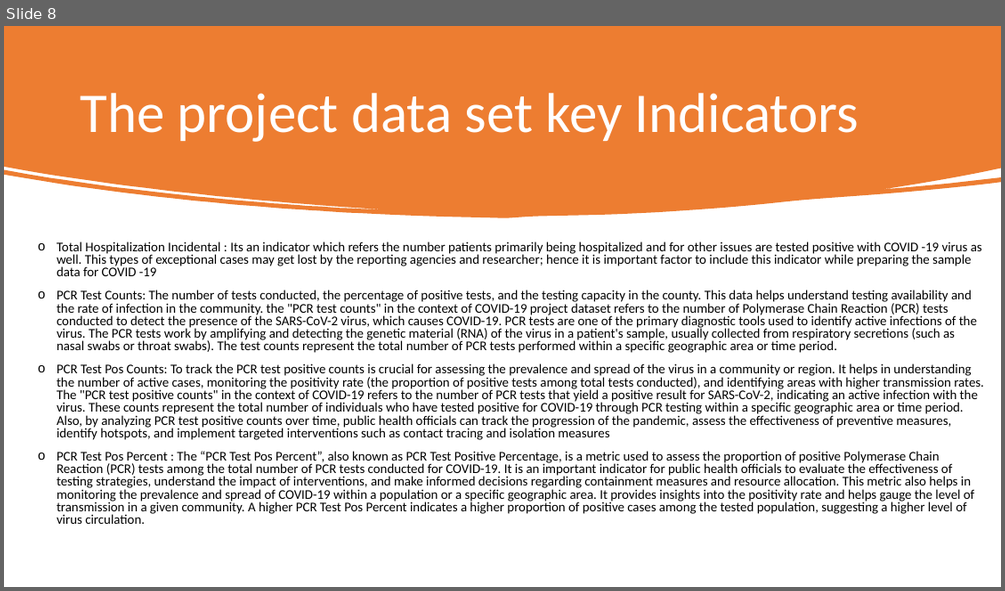
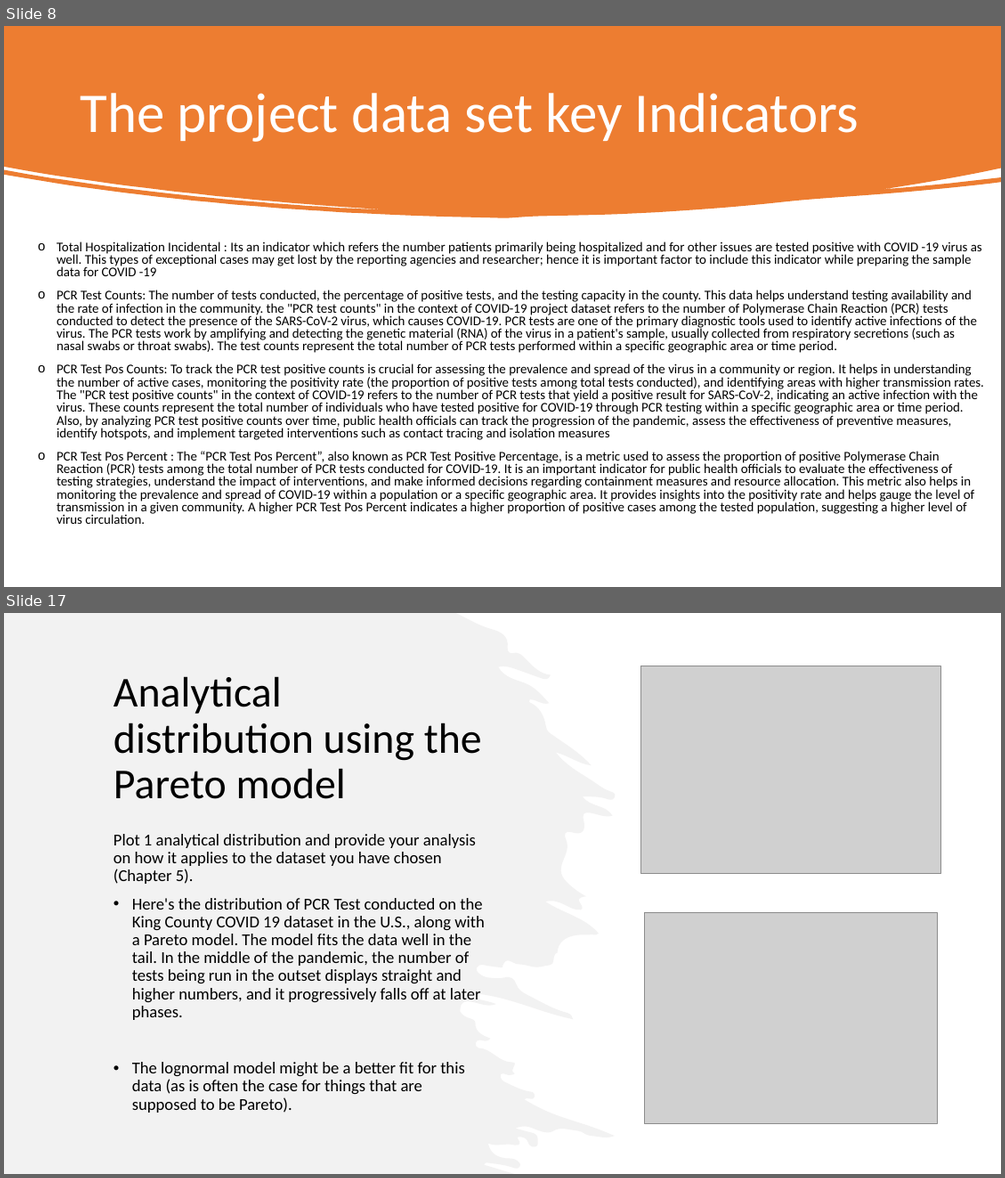
Before and after one commit to santoshgithub100/DSC530_TermEndProject, a slide deck: DC530 Term End Project.pptx. Shown one above the other, each under a label of ours: slide 8 before the commit, slides 8 and 17 after it; the slides between them are not shown. The pictures are 1005x591 and 1005x1178 pixels, drawn with LibreOffice and Linux fonts; fonts in the diff are those of the drawing; grey boxes stand for pictures. Boxes give left, top, right and bottom in pixels: in the first picture for what was removed or moved away, otherwise in the second. Text is boxed around its words. In the diff, an @@ line names an element or a change of style, - is before the commit and + after.

```diff
--- a/DC530 Term End Project.pptx
+++ b/DC530 Term End Project.pptx
@@ slide 17 added at (x1=4, y1=613, x2=1001, y2=1174), background #FFFFFF @@
@@ freeform shape added at (x1=4, y1=613, x2=615, y2=1174), fill #E7E6E6 at 50% opacity @@
@@ picture added at (x1=641, y1=666, x2=940, y2=873) @@
@@ title added at (x1=113, y1=676, x2=482, y2=799), 41 pt, text #000000 @@
+Analytical distribution using the Pareto model
@@ text added at (x1=113, y1=834, x2=485, y2=1112), 16 pt, text #000000 @@
+Plot 1 analytical distribution and provide your analysis on how it applies to the dataset you have chosen (Chapter 5).
+• Here's the distribution of PCR Test conducted on the King County COVID 19 dataset in the U.S., along with a Pareto model. The model fits the data well in the tail. In the middle of the pandemic, the number of tests being run in the outset displays straight and higher numbers, and it progressively falls off at later phases.
+• The lognormal model might be a better fit for this data (as is often the case for things that are supposed to be Pareto).
@@ picture added at (x1=645, y1=912, x2=938, y2=1124) @@
```
Also in this commit, not shown: 7 slides changed, 7 other slides added, 1 slide removed.
